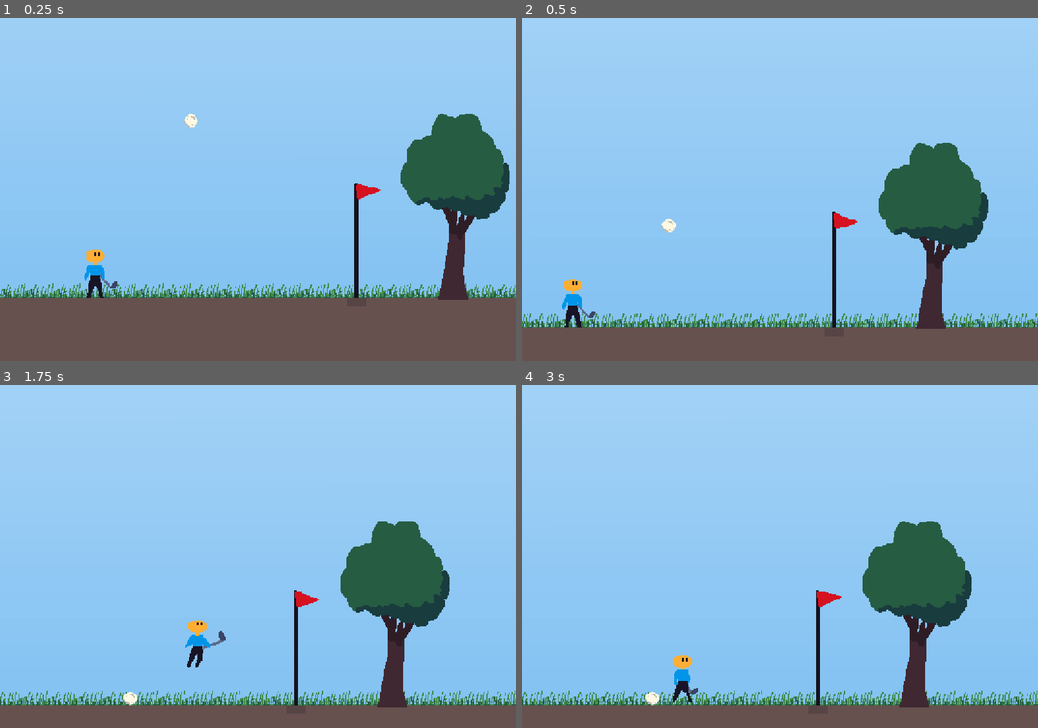
Above: before the commit, frames 1-4 (two rows, left to right).
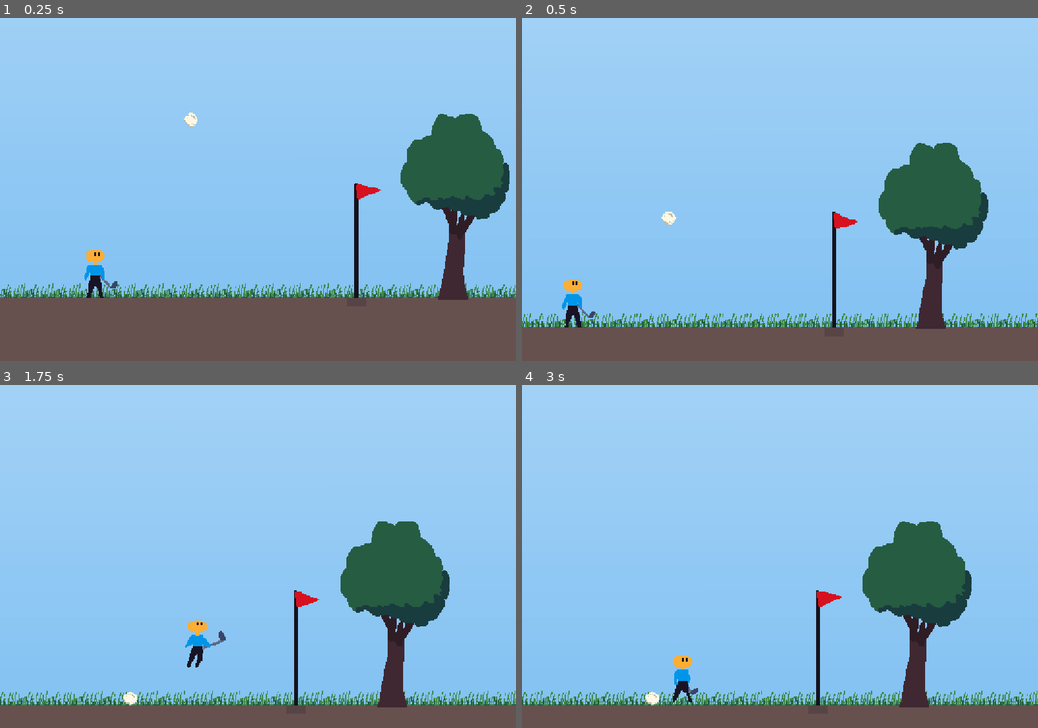
Above: after the commit, the same moments.

Repository: martindzejky/down-golf
Game: Godot game, scene res://main.tscn
Two runs of this game, one before a commit and one after it. Both use one fixed random seed, a clock stepped at 60 frames per second and the inputs below.
Inputs:
- Up to frame 1 (0.25 s): no input
- Up to frame 2 (0.5 s): no input
- Up to frame 3 (1.75 s): hold Space (shoot) 0.53-1.28 s; hold Right (move_right) from 0.53 s (still down); tap Up (jump) at 0.77, 1.52 s; tap Space (shoot) at 1.35 s
- Up to frame 4 (3 s): release Right (move_right) at 2.03 s; hold Left (move_left) 2.03-2.78 s; hold Space (shoot) 2.03-2.78 s; hold Right (move_right) from 2.78 s (still down); tap Space (shoot) at 2.85 s

The runs differ from the first frame. In frame 1, less than 0.1% of the frame differs, in the area x 35-39%, y 27-32%; in frame 2, 0.1%, in the area x 27-30%, y 56-63%; in frame 3, less than 0.1%; in frame 4, less than 0.1%.

Commit message:
enable ball rotation

Diff:
--- a/objects/ball.tscn
+++ b/objects/ball.tscn
@@ -8,7 +8,7 @@
 [ext_resource type="AudioStream" uid="uid://bqpkbq16ujadw" path="res://sounds/hit3.wav" id="6_b6iv5"]
 
 [sub_resource type="PhysicsMaterial" id="PhysicsMaterial_ct1s3"]
-friction = 0.7
+friction = 0.85
 bounce = 0.3
 
 [sub_resource type="CircleShape2D" id="CircleShape2D_4k3yw"]
@@ -38,10 +38,11 @@
 collision_mask = 9
 physics_material_override = SubResource("PhysicsMaterial_ct1s3")
 can_sleep = false
-lock_rotation = true
 continuous_cd = 2
 contact_monitor = true
 max_contacts_reported = 3
+linear_damp = 0.5
+angular_damp = 16.0
 script = ExtResource("1_3d6a7")
 particles = NodePath("particles")
 hit_sound = NodePath("hit")
--- a/objects/pole.tscn
+++ b/objects/pole.tscn
@@ -130,7 +130,7 @@
 gravity_point = true
 gravity_point_center = Vector2(0, 0)
 gravity_direction = Vector2(0, 0)
-gravity = 300.0
+gravity = 150.0
 
 [node name="shape" type="CollisionShape2D" parent="attract"]
 shape = SubResource("CircleShape2D_8k6g0")
